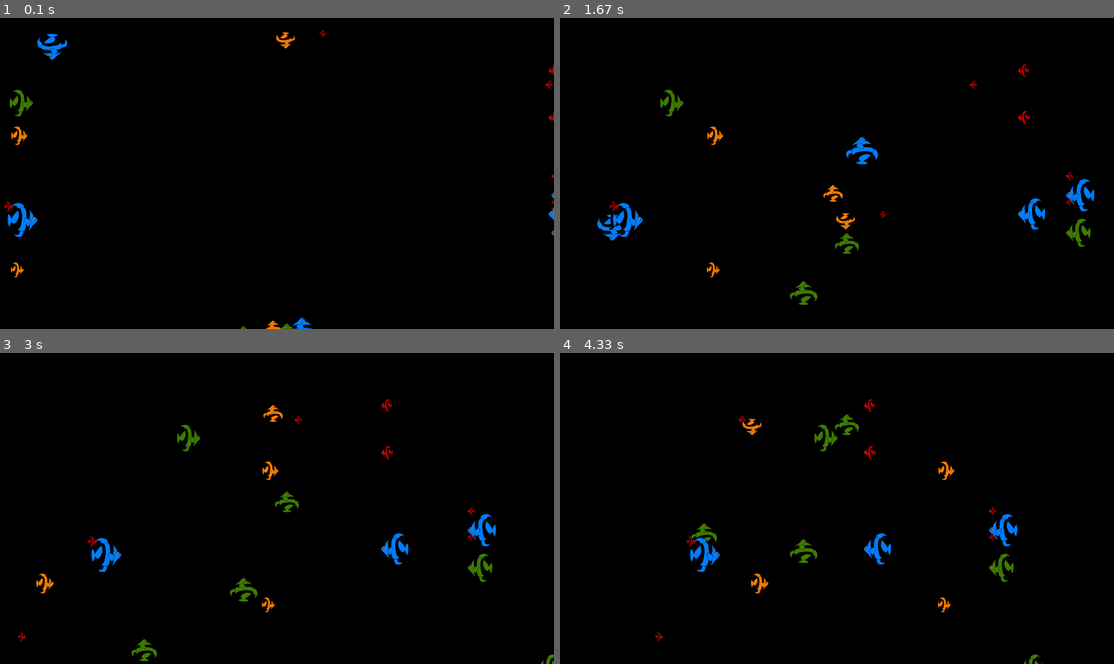
Above: before the commit, frames 1-4 (two rows, left to right).
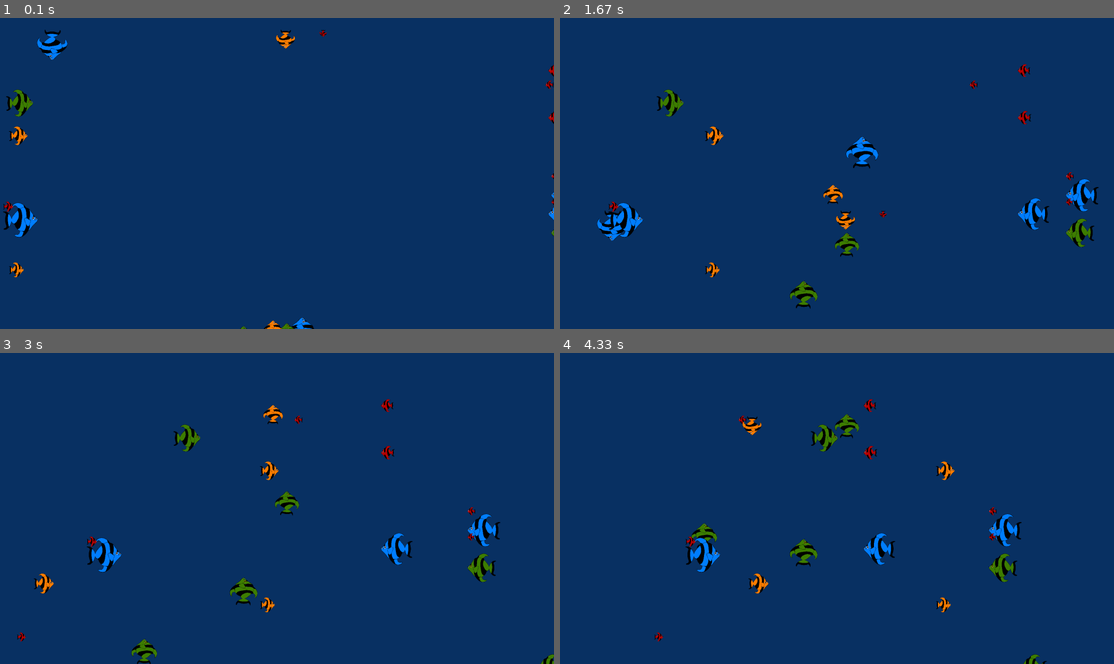
Above: after the commit, the same moments.

Repository: Matt-A-Bennett/python_games
Game: pygame game, started from fish/fish_pygame.py
The game is run twice, just before and just after one commit, with the same random seed, the same clock (stepped at 60 frames per second) and the same inputs.
Inputs:
- Up to frame 1 (0.1 s): no input
- Up to frame 2 (1.67 s): no input
- Up to frame 3 (3 s): no input
- Up to frame 4 (4.33 s): no input

The runs differ from the first frame. In frame 1, 99% of the frame differs, in the area x 0-100%, y 0-100%; in frame 2, 97%; in frame 3, 97%; in frame 4, 98%.

Commit message:
Change background colour from black to dark blue

Diff:
--- a/fish/fish_pygame.py
+++ b/fish/fish_pygame.py
@@ -48,7 +48,7 @@
 y_width = 1080
 n_fish = 20
 
-black = 0, 0, 0
+black = 10, 50, 100
 size = width, height = x_width, y_width
 screen = pygame.display.set_mode(size)
 
